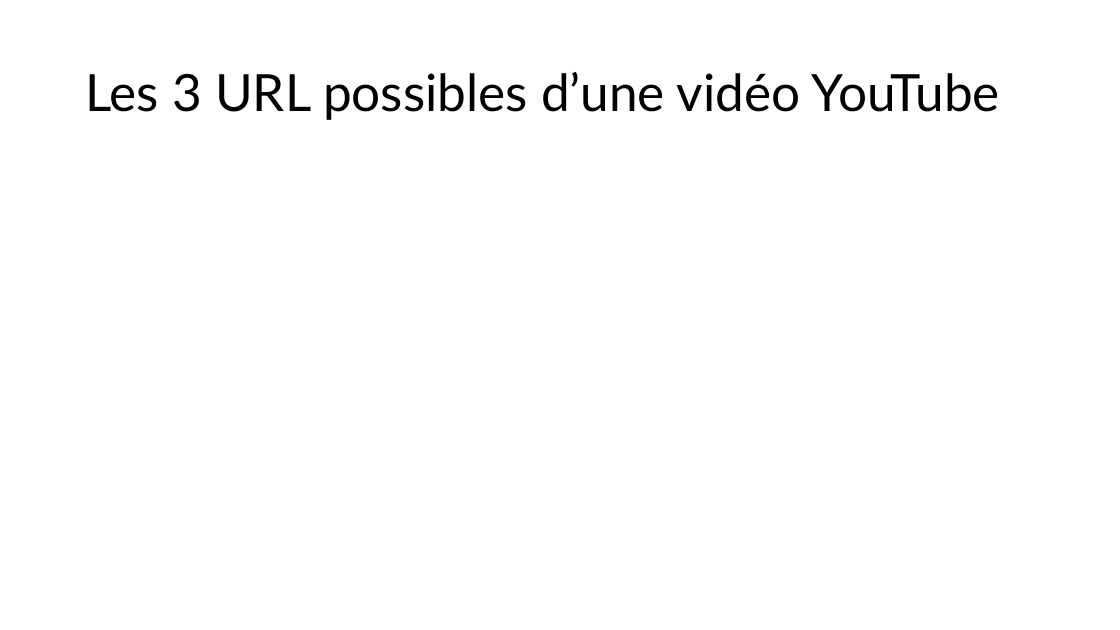
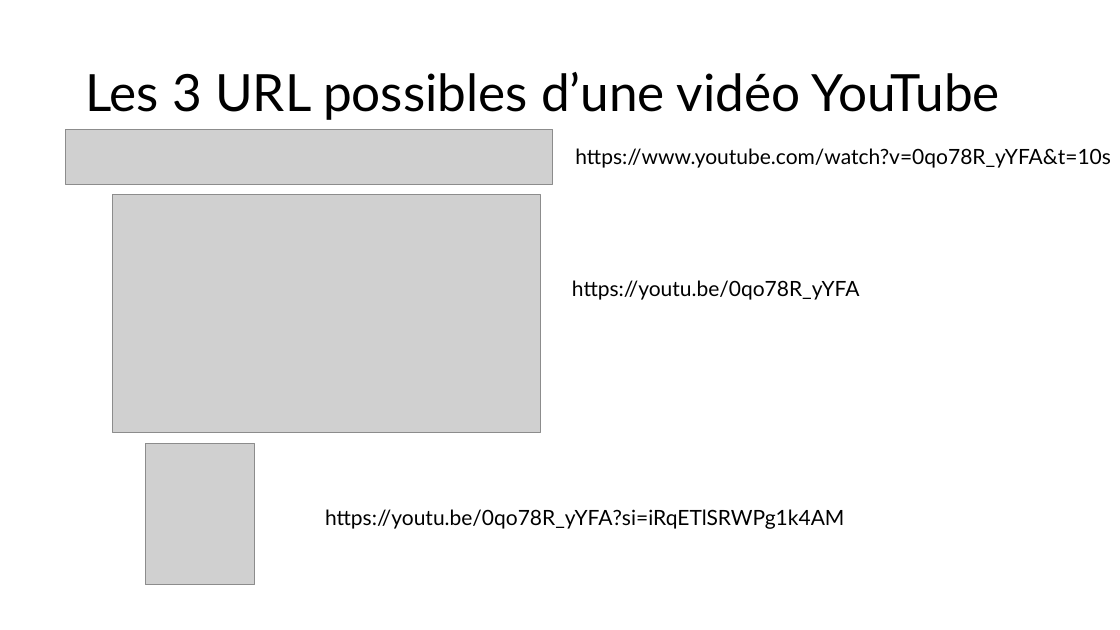
Before and after one commit to Djamelikra/Office-Automation, a slide deck: slide 3 of Pending/Prolegomenes_ATOME.pptx. Drawn at 1120x630 pixels with LibreOffice and Linux fonts; fonts in the diff are those of the drawing; grey boxes stand for pictures. Boxes give left, top, right and bottom in pixels: in the first picture for what was removed or moved away, otherwise in the second. Text is boxed around its words. In the diff, an @@ line names an element or a change of style, - is before the commit and + after.

```diff
--- a/Pending/Prolegomenes_ATOME.pptx
+++ b/Pending/Prolegomenes_ATOME.pptx
@@ picture added at <box>66,129,553,185</box> @@
@@ text added at <box>575,148,1111,168</box>, 18 pt, text #000000 @@
+https://www.youtube.com/watch?v=0qo78R_yYFA&t=10s
@@ picture added at <box>113,195,540,433</box> @@
@@ text added at <box>572,280,860,300</box>, 18 pt, text #000000 @@
+https://youtu.be/0qo78R_yYFA
@@ picture added at <box>145,443,255,585</box> @@
@@ text added at <box>325,509,844,529</box>, 18 pt, text #000000 @@
+https://youtu.be/0qo78R_yYFA?si=iRqETlSRWPg1k4AM
```
Also in this commit, not shown: 1 other slide changed, 3 slides added.
